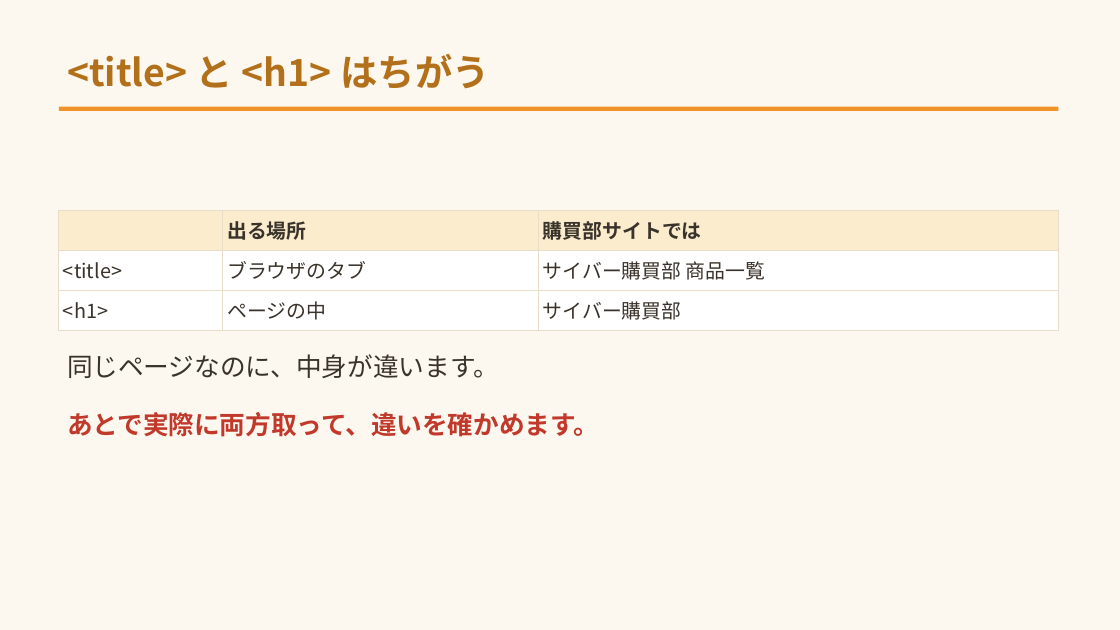
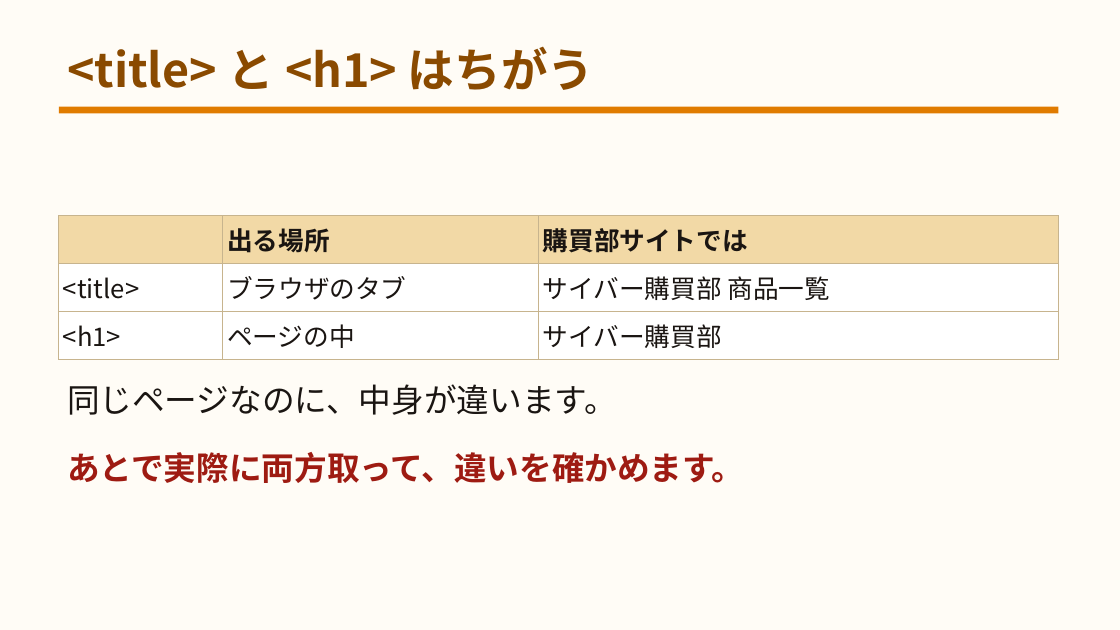
Before and after one commit to yuracode/isshop, a slide deck: slide 12 of docs/slides.pptx. Drawn at 1120x630 pixels with LibreOffice and Linux fonts; fonts in the diff are those of the drawing. Boxes give left, top, right and bottom in pixels: in the first picture for what was removed or moved away, otherwise in the second. Text is boxed around its words. In the diff, an @@ line names an element or a change of style, - is before the commit and + after.

```diff
--- a/docs/slides.pptx
+++ b/docs/slides.pptx
@@ background #FDF8EF to #FFFCF6 @@
@@ text "<title> と <h1> はちがう" at (67,46,595,90): size 32 to 40 pt, text colour #B3701A to #8A4A00 @@
@@ rectangle at (59,107,1059,113): fill #F0932B to #E07B00 @@
@@ table at (59,216,1059,352) @@
@@ fill #FBECCD to #F2D9A6 in row 1 @@
@@ size 17 to 22 pt, text colour #3A332B to #1A1512 @@
@@ borders changed @@
@@ table: place and size @@
-table at (59,210,1059,324)
+table at (59,216,1059,352)
@@ text "同じページなのに、中身が違います。": place and size @@
-text "同じページなのに、中身が違います。" at (67,354,499,378)
+text "同じページなのに、中身が違います。" at (67,384,617,415)
@@ text "同じページなのに、中身が違います。" at (67,384,617,415): size 22 to 28 pt, text colour #3A332B to #1A1512 @@
@@ text "あとで実際に両方取って、違いを確かめます。": place and size @@
-text "あとで実際に両方取って、違いを確かめます。" at (67,412,599,437)
+text "あとで実際に両方取って、違いを確かめます。" at (67,452,745,483)
@@ text "あとで実際に両方取って、違いを確かめます。" at (67,452,745,483): size 22 to 28 pt, text colour #C0392B to #9E1B12 @@
```
Also in this commit, not shown: 51 other slides changed, 3 other files.
